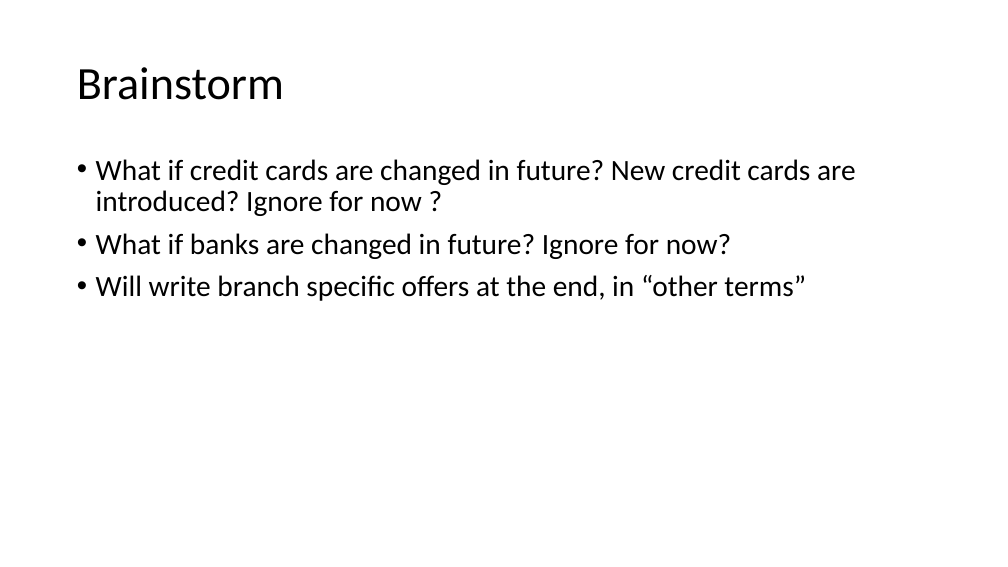
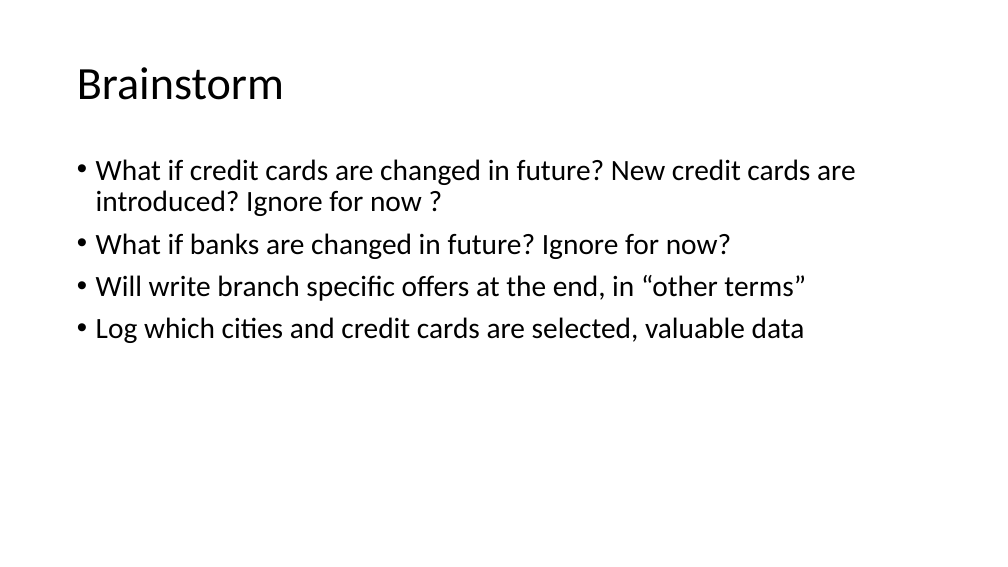
Before and after one commit to mohammed52/something.pk, a slide deck: slide 5 of app-design/design.pptx. Drawn at 1008x567 pixels with LibreOffice and Linux fonts; fonts in the diff are those of the drawing. Boxes give left, top, right and bottom in pixels: in the first picture for what was removed or moved away, otherwise in the second. Text is boxed around its words. In the diff, an @@ line names an element or a change of style, - is before the commit and + after.

```diff
--- a/app-design/design.pptx
+++ b/app-design/design.pptx
@@ text at (96,317,805,343): paragraph added @@
+• Log which cities and credit cards are selected, valuable data
```
Also in this commit, not shown: 1 slide added, 6 other files.
